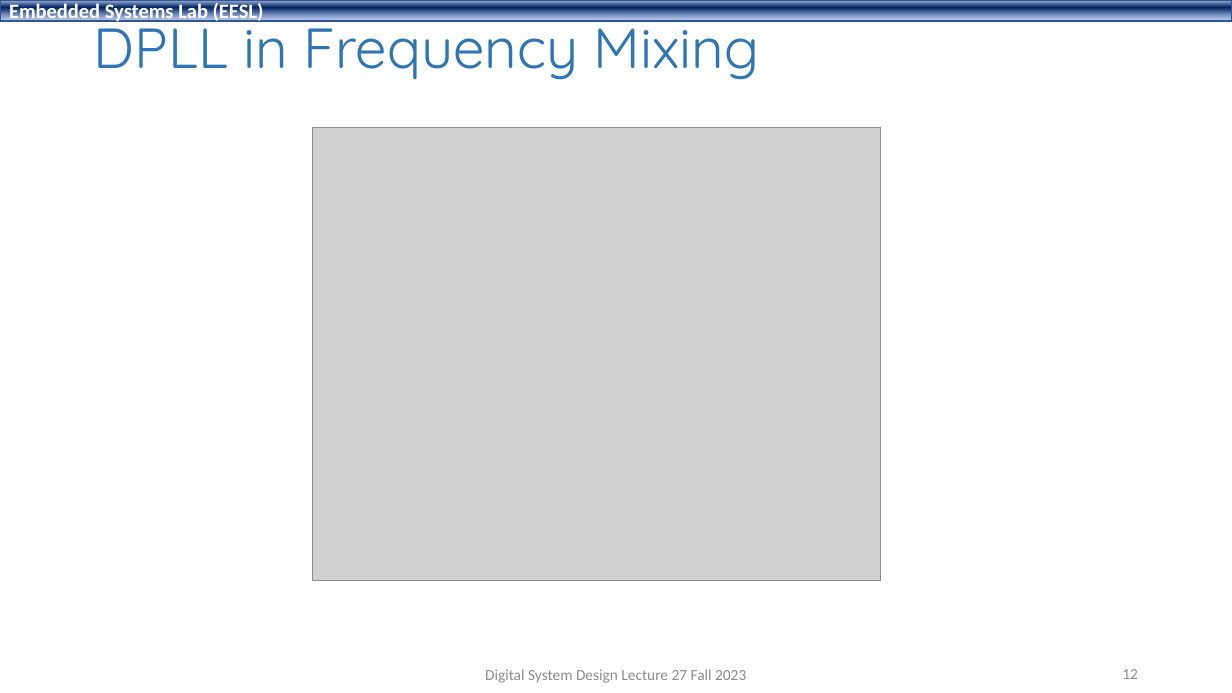
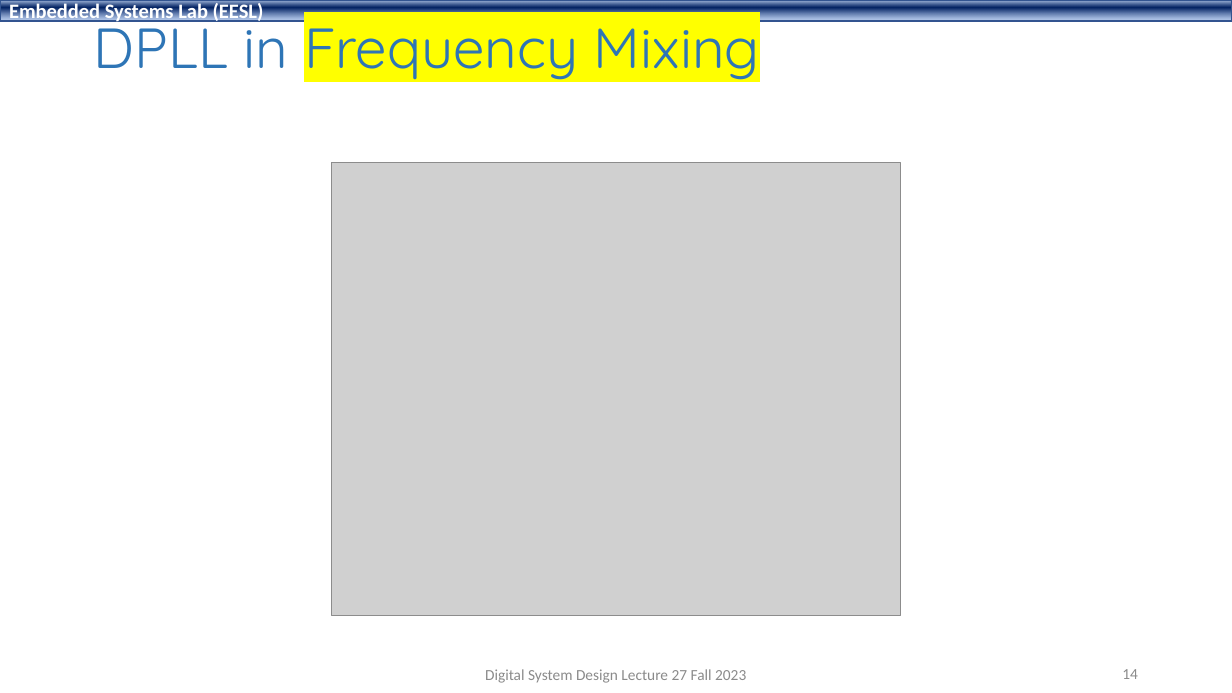
Before and after one commit to shahidmasud/shahidmasud.github.io, a slide deck: slide 14 of DSD_Lec27_Fall2023.ppsx (slide 12 before the commit). Drawn at 1232x693 pixels with LibreOffice and Linux fonts; fonts in the diff are those of the drawing; grey boxes stand for pictures; background and template pictures are left out. Boxes give left, top, right and bottom in pixels: in the first picture for what was removed or moved away, otherwise in the second. Text is boxed around its words. In the diff, an @@ line names an element or a change of style, - is before the commit and + after.

```diff
--- a/DSD_Lec27_Fall2023.ppsx
+++ b/DSD_Lec27_Fall2023.ppsx
@@ title "DPLL in Frequency Mixing" at box(94, 9, 760, 83): highlight none to #FFFF00 in "Frequency Mixing" @@
@@ picture: place and size @@
-picture at box(312, 128, 881, 580)
+picture at box(332, 163, 900, 616)
@@ page number at box(1122, 669, 1138, 679): text changed @@
-12
+14
```
Also in this commit, not shown: 14 other slides changed, 2 slides added, 1 other file.
